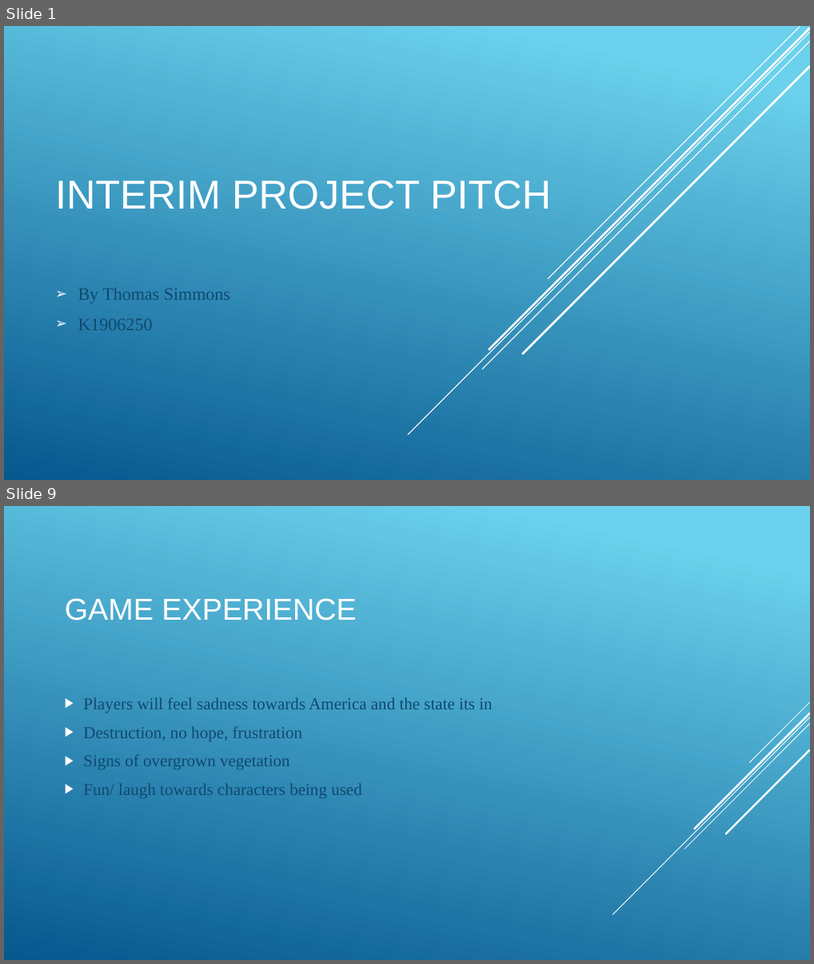
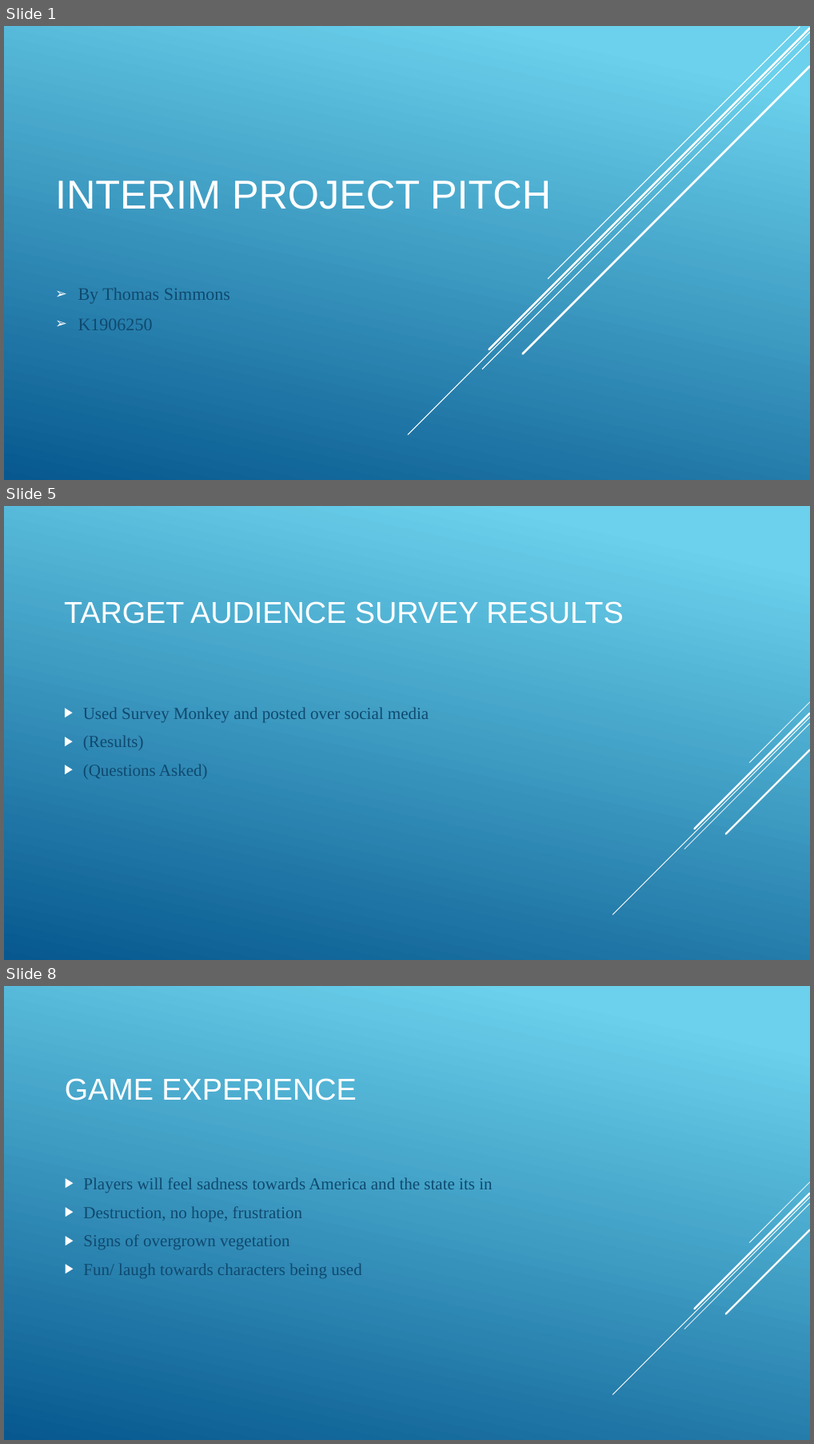
Before and after one commit to ThomasWSimmons/Masters_Uni, a slide deck: Game Design (Dissertation)/Interum Project Presentation/Final Interim Project Pitch (America Down Under).pptx. Shown one above the other, each under a label of ours: slides 1 and 9 before the commit, slides 1, 5 and 8 after it; the slides between them are not shown. The pictures are 814x964 and 814x1444 pixels, drawn with LibreOffice and Linux fonts; fonts in the diff are those of the drawing. Boxes give left, top, right and bottom in pixels: in the first picture for what was removed or moved away, otherwise in the second. Text is boxed around its words. In the diff, an @@ line names an element or a change of style, - is before the commit and + after.

```diff
--- a/Game Design (Dissertation)/Interum Project Presentation/Final Interim Project Pitch (America Down Under).pptx
+++ b/Game Design (Dissertation)/Interum Project Presentation/Final Interim Project Pitch (America Down Under).pptx
@@ slide 5 added at (x1=4, y1=506, x2=810, y2=960), background gradient #6ED2EB to #06588E; not listed: 5 template elements that a slide beside it also shows @@
@@ title added at (x1=64, y1=601, x2=623, y2=624), 36 pt, text #FFFFFF @@
+TARGET AUDIENCE SURVEY RESULTS
@@ text added at (x1=83, y1=707, x2=429, y2=779), 20 pt, text #0F496F @@
+▶ Used Survey Monkey and posted over social media
+▶ (Results)
+▶ (Questions Asked)
@@ what was slide 9 is now slide 8 @@
```
Also in this commit, not shown: 5 slides changed, 4 other slides added, 2 slides removed, 52 other files.
